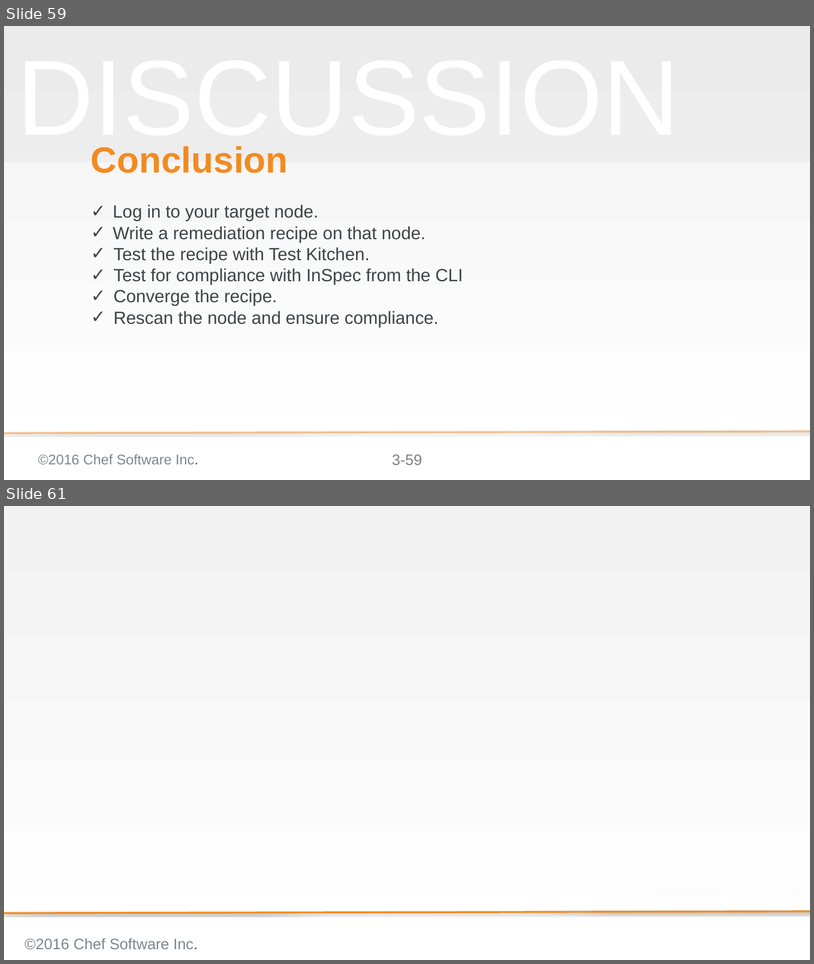
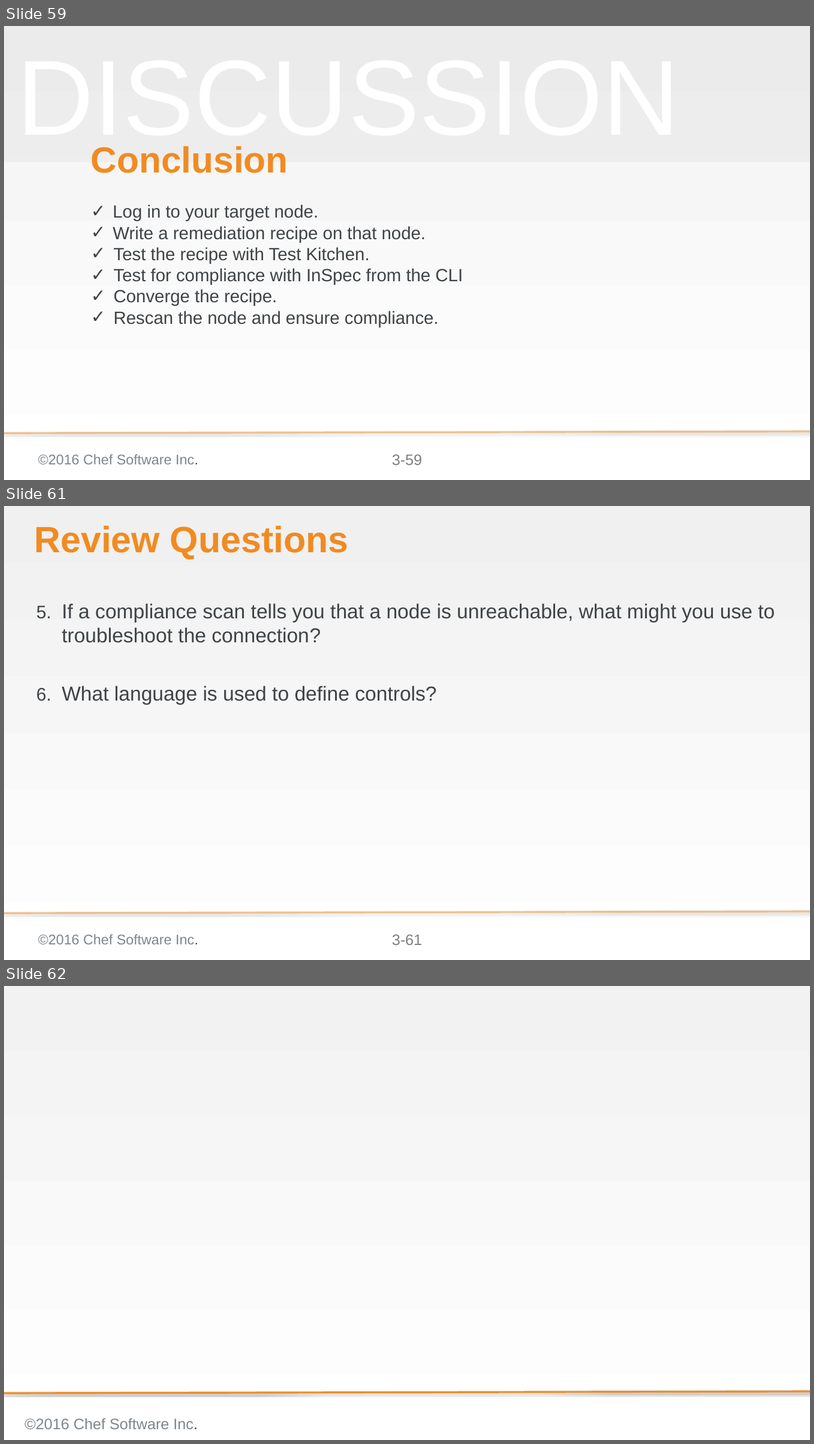
Before and after one commit to bchamby/chef-compliance-installation-configuration-operation, a slide deck: 03-initial-configuration-scans.pptx. Shown one above the other, each under a label of ours: slides 59 and 61 before the commit, slides 59, 61 and 62 after it; the slides between them are not shown. The pictures are 814x964 and 814x1444 pixels, drawn with LibreOffice and Linux fonts; fonts in the diff are those of the drawing; background and template pictures are left out. Boxes give left, top, right and bottom in pixels: in the first picture for what was removed or moved away, otherwise in the second. Text is boxed around its words. In the diff, an @@ line names an element or a change of style, - is before the commit and + after.

```diff
--- a/03-initial-configuration-scans.pptx
+++ b/03-initial-configuration-scans.pptx
@@ slide 61 added at box(4, 506, 810, 960), background gradient #F0F0F0 to #FFFFFF; not listed: 3 template elements that a slide beside it also shows @@
@@ title added at box(34, 526, 348, 559), 58 pt, text #F18B21, bold @@
+Review Questions
@@ text added at box(62, 603, 775, 705), 32 pt, text #3E4346 @@
+5. If a compliance scan tells you that a node is unreachable, what might you use to troubleshoot the connection?
+6. What language is used to define controls?
@@ what was slide 61 is now slide 62 @@
```
Also in this commit, not shown: 1 slide changed.
